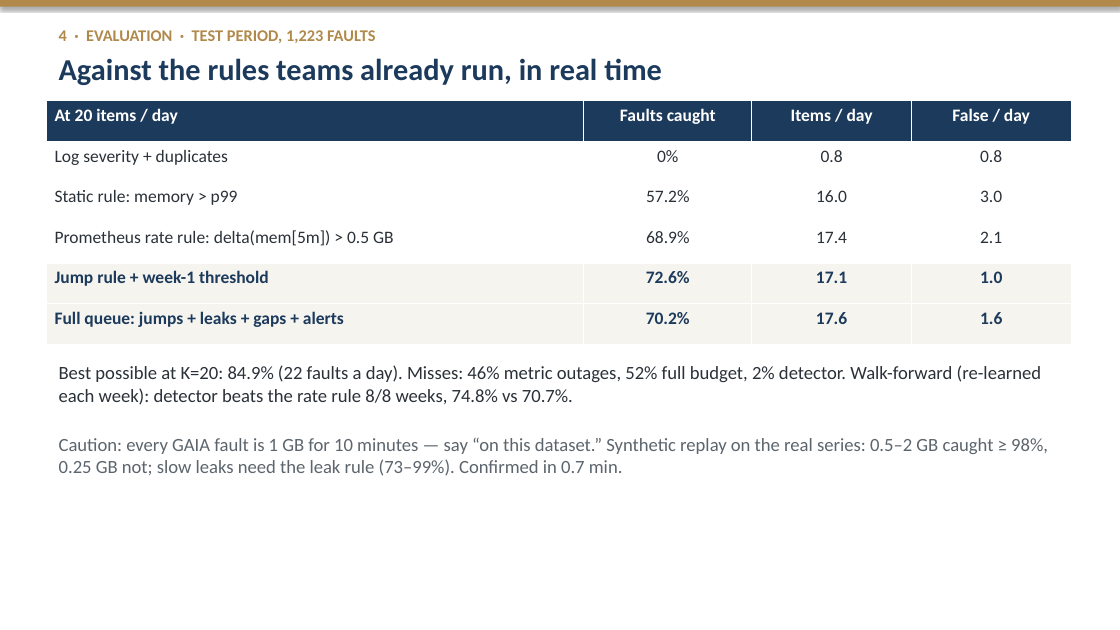
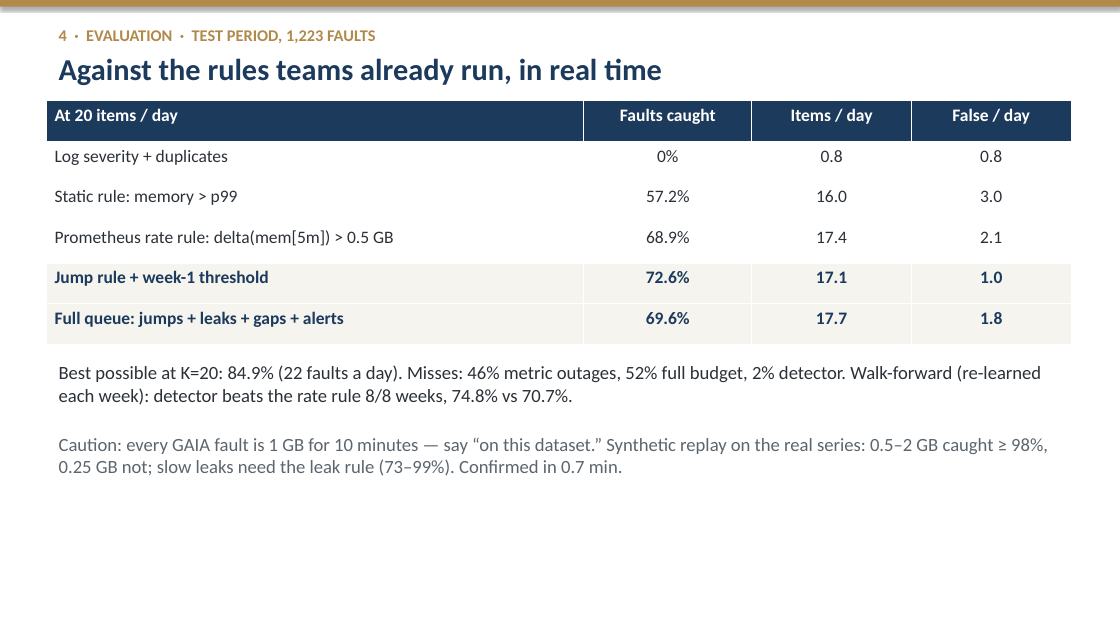
Before and after one commit to amamsy90/alert-fatigue-reduction, a slide deck: slide 4 of submission/Alert_Fatigue_Proposal_Rehearsal.pptx. Drawn at 1120x630 pixels with LibreOffice and Linux fonts; fonts in the diff are those of the drawing. Boxes give left, top, right and bottom in pixels: in the first picture for what was removed or moved away, otherwise in the second. Text is boxed around its words. In the diff, an @@ line names an element or a change of style, - is before the commit and + after.

```diff
--- a/submission/Alert_Fatigue_Proposal_Rehearsal.pptx
+++ b/submission/Alert_Fatigue_Proposal_Rehearsal.pptx
@@ table at [46, 101, 1071, 344] @@
-row 6: Full queue: jumps + leaks + gaps + alerts | 70.2% | 17.6 | 1.6
+row 6: Full queue: jumps + leaks + gaps + alerts | 69.6% | 17.7 | 1.8
```
Also in this commit, not shown: 8 other files.
